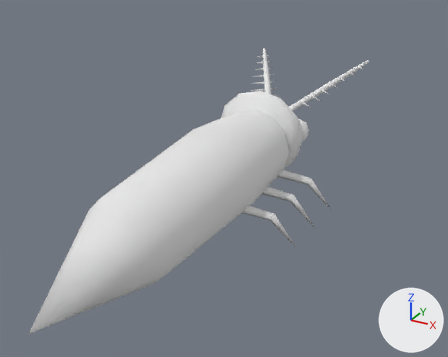
Two versions of the FBX model unity/Assets/Art/Models/Ga_Body.fbx, one commit apart.
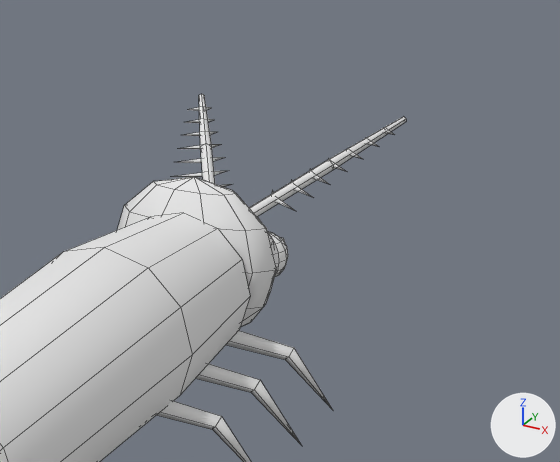
Each version appears first whole from a 50 mm lens placed at (0.875, -1.487, 0.875), pointed at (0.035, 0.04, 0.112), and next in a close-up on the part from 36% to 100% of the width and 0% to 66% of the height. The lights are fixed; the arrows at lower right show +X, +Y and +Z. The first two pictures are the older version. The close-ups show mesh edges as thin lines. Where no turn or scale is listed for an object, it has been applied to the vertices. Vertices at exactly the same position are counted once.

Objects in the first close-up: 'Ga_Body'.
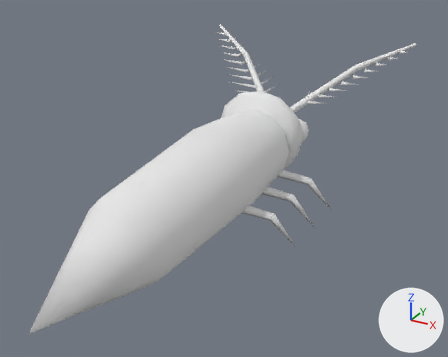
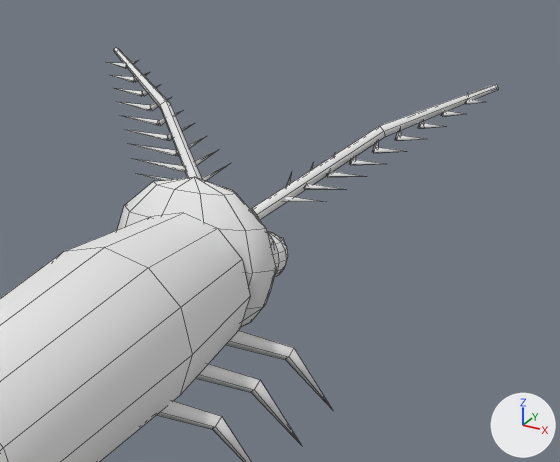
Boxes [x1, y1, x2, y2] around the edits, measured in the close-ups (560 x 462 px):
'Ga_Body', reshaped: before [0, 94, 406, 462]; after [0, 47, 498, 462]
part 1 of me_ga_body, rebuilt (429% wider, 47% taller): before [199, 94, 215, 184]; after [114, 47, 203, 180]
part 2 of me_ga_body, rebuilt (56% wider, 34% taller): before [249, 116, 406, 217]; after [252, 84, 498, 220]
part 3 of me_ga_body, deleted: before [177, 107, 393, 184]
part 4 of me_ga_body, built on: before [171, 170, 312, 210]; after [106, 60, 486, 202]

Edits to the bpy script that builds the scene:
```text
Change me_ga_body:
    used by ob_ga_body; location = (0.0, 0.0, 0.0)
    remove me_ga_body.from_pydata(...)  # 569 vertices, 584 faces; spans x -0.28..0.28, y -0.75..0.85, z -0.08..0.34
    add me_ga_body.from_pydata(...)  # 615 vertices, 608 faces; spans x -0.4..0.4, y -0.75..0.81, z -0.08..0.43
    me_ga_body part 1: the loose piece of 15 vertices spanning x -0.22..-0.03, y 0.51..0.85, z 0.19..0.34 is rebuilt with 15 vertices and now spans x -0.4..-0.04, y 0.51..0.8, z 0.19..0.43
    me_ga_body part 2: the loose piece of 15 vertices spanning x 0.03..0.22, y 0.51..0.85, z 0.19..0.34 is rebuilt with 15 vertices and now spans x 0.04..0.4, y 0.51..0.8, z 0.19..0.43
    me_ga_body part 3: 10 loose pieces with 70 vertices, spanning x -0.22..0.22, y 0.61..0.83, z 0.25..0.32, are deleted
    me_ga_body part 4
    28 vertices are removed from x -0.15..0.15, y 0.52..0.66, z 0.22..0.24
    24 faces are deleted
    144 vertices are added at x -0.4..0.4, y 0.5..0.81, z 0.22..0.4
    108 new faces join them
```
